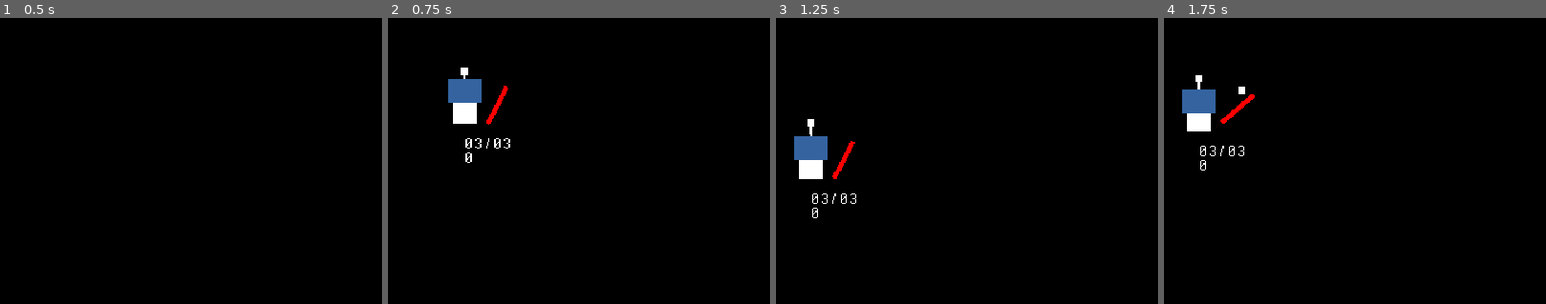
Above: before the commit, frames 1-4 (left to right).
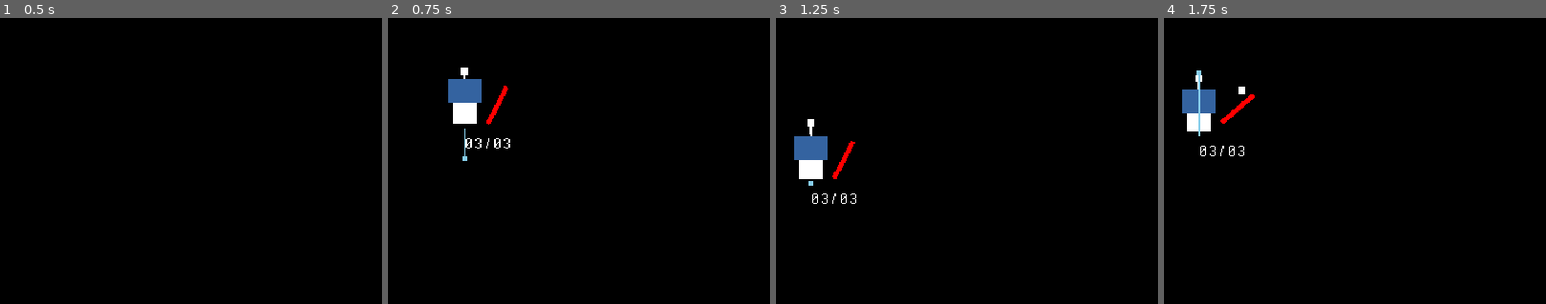
Above: after the commit, the same moments.

Repository: jeffinitup/clang-game
Game: Godot game, scene res://scene/main.tscn
Same seed, same stepped clock (60 frames per second), same inputs: the game is played once before the commit and once after it.
Inputs (mouse positions are % of the whole screen's width and height, from its top left):
- Up to frame 1 (0.5 s): no input
- Up to frame 2 (0.75 s): click "start game" at 0.5 s
- Up to frame 3 (1.25 s): no input
- Up to frame 4 (1.75 s): tap Enter at 1.25 s; move the mouse to (55, 50) at 1.27 s; press the mouse at (55, 50) at 1.28 s; hold W (up) from 1.28 s (still down); tap Space (jump) at 1.52 s
The pictures show only the part of the screen within x 22-72%, y 40-90%; the shares and areas given below are measured in that part.

Frame 1 is identical in both runs. In frame 2, less than 0.1% of the frame differs, in the area x 19-22%, y 38-51%; in frame 3, less than 0.1%; in frame 4, 0.2%, in the area x 8-11%, y 18-54%.

Commit message:
debug velocity draw

Diff:
--- a/asset/theme_ui.tres
+++ b/asset/theme_ui.tres
@@ -49,6 +49,8 @@
 default_font_size = 16
 Button/colors/font_color = Color(1, 1, 1, 1)
 Button/colors/font_focus_color = Color(1, 0, 0.0166664, 1)
+Button/colors/font_hover_color = Color(1, 0, 0.0166664, 1)
+Button/colors/font_hover_pressed_color = Color(1, 0, 0, 1)
 Button/fonts/font = SubResource("FontVariation_3w7tl")
 Button/styles/disabled = SubResource("StyleBoxEmpty_yxrgl")
 Button/styles/focus = SubResource("StyleBoxEmpty_sqvrg")
--- a/prefab/player_weapon.tscn
+++ b/prefab/player_weapon.tscn
@@ -6,7 +6,7 @@
 [ext_resource type="Script" path="res://scripts/component/anim_helper.gd" id="3_uj8f8"]
 
 [sub_resource type="RectangleShape2D" id="RectangleShape2D_1uw8e"]
-size = Vector2(46, 64)
+size = Vector2(49, 64)
 
 [sub_resource type="AnimationNodeAnimation" id="AnimationNodeAnimation_kvcqx"]
 animation = &"RESET"
@@ -225,14 +225,13 @@
 script = ExtResource("1_wmmsa")
 
 [node name="pivot" type="Node2D" parent="."]
-rotation = -1.0472
 
 [node name="vis" type="ColorRect" parent="pivot"]
 offset_left = 19.0
-offset_top = -2.0
+offset_top = 12.0
 offset_right = 54.0
-offset_bottom = 2.0
-scale = Vector2(1.5, 0.7)
+offset_bottom = 16.0
+rotation = -1.09258
 pivot_offset = Vector2(0, 2)
 color = Color(1, 0, 0, 1)
 
@@ -240,14 +239,16 @@
 script = ExtResource("2_8n2xs")
 
 [node name="col" type="CollisionShape2D" parent="dbox"]
-position = Vector2(34, 0)
+position = Vector2(32.5, 0)
 shape = SubResource("RectangleShape2D_1uw8e")
+disabled = true
 debug_color = Color(1, 0, 0.0166664, 0.419608)
 
 [node name="surface" type="RayCast2D" parent="."]
 position = Vector2(11, 0)
 enabled = false
-target_position = Vector2(37, 0)
+target_position = Vector2(47, 0)
+hit_from_inside = true
 
 [node name="anim_helper" type="Node" parent="." node_paths=PackedStringArray("anim_tree")]
 unique_name_in_owner = true
--- a/scene/titlescreen.tscn
+++ b/scene/titlescreen.tscn
@@ -1,9 +1,10 @@
-[gd_scene load_steps=11 format=3 uid="uid://cddkj86qmc2fi"]
+[gd_scene load_steps=12 format=3 uid="uid://cddkj86qmc2fi"]
 
 [ext_resource type="FontFile" uid="uid://dreclkhvqjl2p" path="res://asset/font/DeltaBlock-Regular.ttf" id="1_6yf7h"]
 [ext_resource type="Script" path="res://scripts/titlescreen.gd" id="1_h8vcp"]
 [ext_resource type="Theme" uid="uid://cwhstwqgcmq20" path="res://asset/theme_ui.tres" id="3_1dvo0"]
 [ext_resource type="FontFile" uid="uid://ignnmxnvl5os" path="res://asset/font/PixelOperatorMono.ttf" id="3_joxcs"]
+[ext_resource type="Script" path="res://scripts/component/control_generic.gd" id="4_a4yqx"]
 
 [sub_resource type="GDScript" id="GDScript_hxqu8"]
 resource_name = "titlescreen_scene"
@@ -109,6 +110,7 @@
 focus_previous = NodePath("../exit")
 theme = ExtResource("3_1dvo0")
 text = "start game"
+script = ExtResource("4_a4yqx")
 
 [node name="options" type="Button" parent="margin/menu_1"]
 unique_name_in_owner = true
@@ -121,6 +123,7 @@
 focus_previous = NodePath("../start_game")
 theme = ExtResource("3_1dvo0")
 text = "configure"
+script = ExtResource("4_a4yqx")
 
 [node name="exit" type="Button" parent="margin/menu_1"]
 unique_name_in_owner = true
@@ -133,6 +136,7 @@
 focus_previous = NodePath("../options")
 theme = ExtResource("3_1dvo0")
 text = "exit"
+script = ExtResource("4_a4yqx")
 
 [node name="menu_2" type="VBoxContainer" parent="margin"]
 unique_name_in_owner = true
@@ -165,6 +169,7 @@
 max_value = 1.0
 step = 0.05
 value = 1.0
+script = ExtResource("4_a4yqx")
 
 [node name="slider2" type="HBoxContainer" parent="margin/menu_2"]
 layout_mode = 2
@@ -190,6 +195,7 @@
 max_value = 1.0
 step = 0.05
 value = 1.0
+script = ExtResource("4_a4yqx")
 
 [node name="back" type="Button" parent="margin/menu_2"]
 layout_mode = 2
@@ -202,6 +208,7 @@
 theme = ExtResource("3_1dvo0")
 keep_pressed_outside = true
 text = "back"
+script = ExtResource("4_a4yqx")
 
 [node name="copyright" type="Label" parent="margin"]
 layout_mode = 2
@@ -211,9 +218,15 @@
 label_settings = SubResource("LabelSettings_dbbi2")
 
 [connection signal="ready_to_start" from="manager" to="." method="ready_to_start"]
+[connection signal="element_hovered" from="margin/menu_1/start_game" to="manager" method="on_hover"]
 [connection signal="pressed" from="margin/menu_1/start_game" to="manager" method="start_pressed"]
+[connection signal="element_hovered" from="margin/menu_1/options" to="manager" method="on_hover"]
 [connection signal="pressed" from="margin/menu_1/options" to="manager" method="configure_pressed"]
+[connection signal="element_hovered" from="margin/menu_1/exit" to="manager" method="on_hover"]
 [connection signal="pressed" from="margin/menu_1/exit" to="manager" method="exit_pressed"]
+[connection signal="element_hovered" from="margin/menu_2/slider/music" to="manager" method="on_hover"]
 [connection signal="value_changed" from="margin/menu_2/slider/music" to="manager" method="music_changed"]
+[connection signal="element_hovered" from="margin/menu_2/slider2/sound" to="manager" method="on_hover"]
 [connection signal="value_changed" from="margin/menu_2/slider2/sound" to="manager" method="sound_changed"]
+[connection signal="element_hovered" from="margin/menu_2/back" to="manager" method="on_hover"]
 [connection signal="pressed" from="margin/menu_2/back" to="manager" method="back_pressed"]
--- /dev/null
+++ b/scripts/component/control_generic.gd
@@ -0,0 +1,11 @@
+### control_generic.gd
+class_name ControlGeneric extends Control
+
+### Fired when mouse is over button
+signal element_hovered(element : Control)
+
+func _ready() -> void:
+	mouse_entered.connect(on_enter.bind())
+
+func on_enter() -> void:
+	element_hovered.emit(self)
--- a/scripts/component/hitbox.gd
+++ b/scripts/component/hitbox.gd
@@ -37,7 +37,8 @@
 func _draw() -> void:
 	draw_string(font, get_child(0).position + Vector2.DOWN * 36, "%02d/%02d" % [hp, max_hp])
 	if owner is CharacterBody2D:
-		draw_string(font, get_child(0).position + Vector2.DOWN * 48, "%d" % owner.velocity.x)
+		draw_line(Vector2.ZERO, owner.velocity / 3.0, Color.SKY_BLUE)
+		draw_rect(Rect2i(owner.velocity / 3.0 - (Vector2.ONE * 2), Vector2i(4,4)), Color.SKY_BLUE)
 
 func _process(_delta: float) -> void:
 	queue_redraw()
--- a/scripts/debug.gd
+++ b/scripts/debug.gd
@@ -11,6 +11,3 @@
 		var sl := get_tree().current_scene.get_node("scene_loader") as SceneLoader
 		await sl.ready
 		sl.load_scene(path)
-
-	# Capture mouse
-	Input.mouse_mode = Input.MOUSE_MODE_CAPTURED
--- a/scripts/scene_loader.gd
+++ b/scripts/scene_loader.gd
@@ -36,6 +36,7 @@
 	current_scene = ps.instantiate()
 
 	add_child(current_scene)
+	Input.mouse_mode = Input.MOUSE_MODE_VISIBLE
 
 	if current_scene is Scene:
 		current_scene.level_change_requested.connect(scene_change_requested.bind())
@@ -92,6 +93,8 @@
 	player.entered_cell.connect(current_scene.player_entered_cell.bind())
 	player.entered_cell.connect(hud.minimap.ppos_updated.bind())
 
+	# Run initialization
+	Input.mouse_mode = Input.MOUSE_MODE_CAPTURED
 	current_scene.populate_cells()
 
 
--- a/scripts/titlescreen.gd
+++ b/scripts/titlescreen.gd
@@ -55,3 +55,10 @@
 	menus[0].visible = true
 	menus[1].visible = false
 	%options.grab_focus()
+
+## Menu Misc.
+##------------------------------------------------------------------------------
+
+func on_hover(element : Control) -> void:
+	print("Hovered")
+	element.call_deferred("grab_focus")
